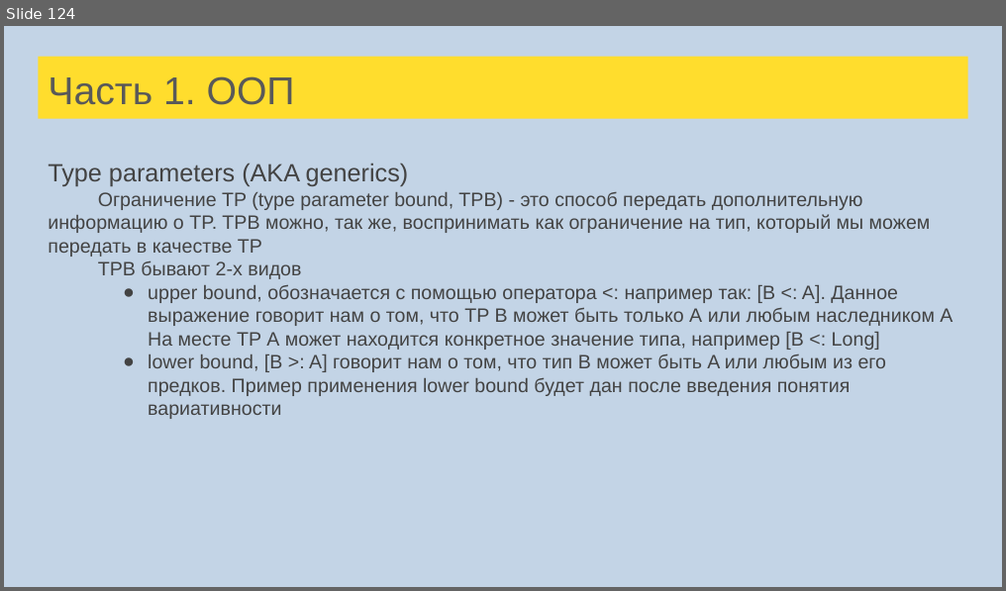
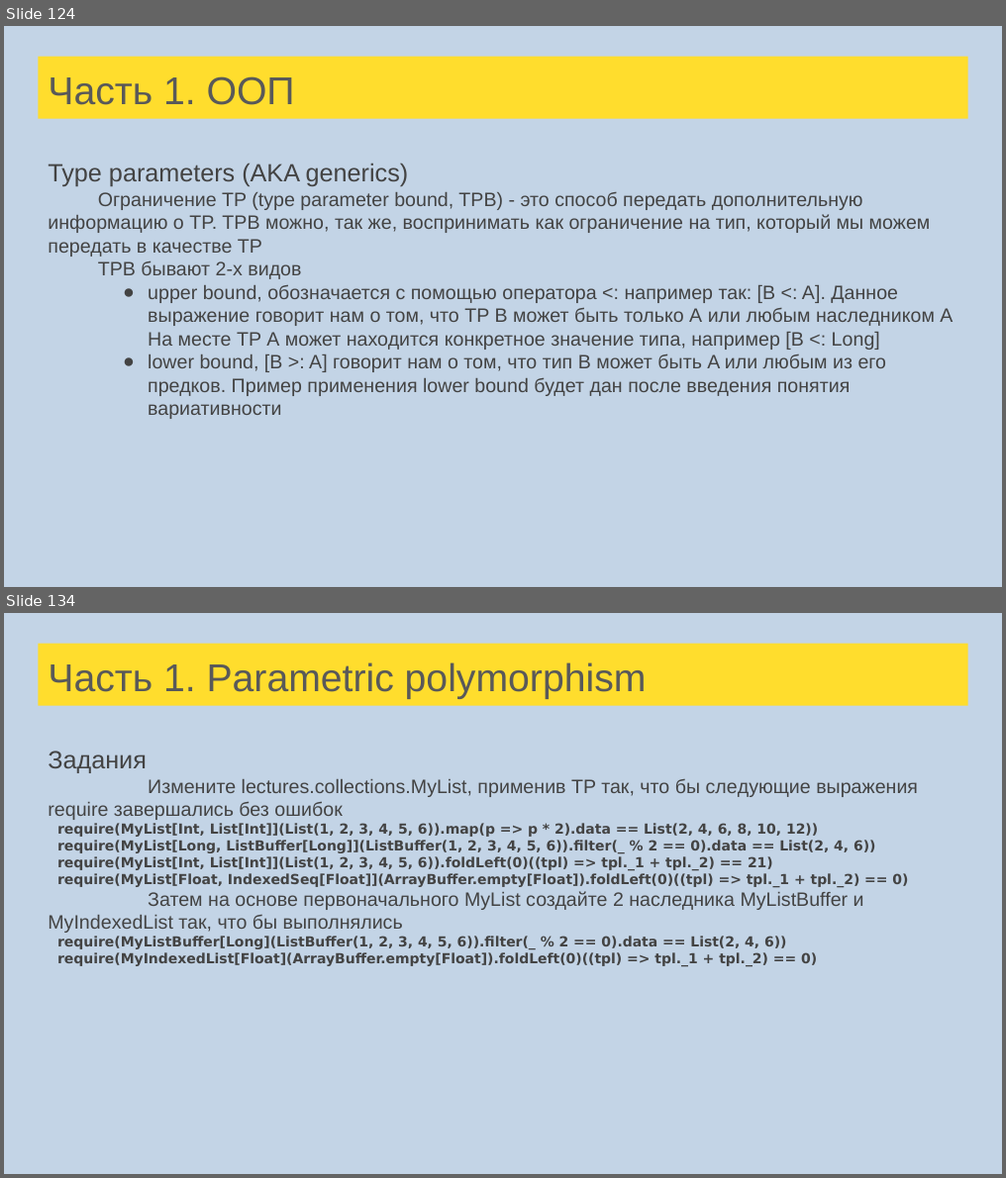
Before and after one commit to tralfamadore/ScalaLectures, a slide deck: src/main/resources/Лекции Scala для FinTech.pptx. Shown one above the other, each under a label of ours: slide 124 before the commit, slides 124 and 134 after it; the slides between them are not shown. The pictures are 1006x591 and 1006x1178 pixels, drawn with LibreOffice and Linux fonts; fonts in the diff are those of the drawing. Boxes give left, top, right and bottom in pixels: in the first picture for what was removed or moved away, otherwise in the second. Text is boxed around its words. In the diff, an @@ line names an element or a change of style, - is before the commit and + after.

```diff
--- a/src/main/resources/Лекции Scala для FinTech.pptx
+++ b/src/main/resources/Лекции Scala для FinTech.pptx
@@ slide 134 added at (x1=4, y1=613, x2=1002, y2=1174), background #C3D4E6 @@
@@ title added at (x1=38, y1=643, x2=968, y2=706), fill #FFDD2D, 28 pt, text #595959 @@
+Часть 1. Parametric polymorphism
@@ text added at (x1=48, y1=751, x2=918, y2=967), 10 pt, text #434343, bold @@
+Задания
+Измените lectures.collections.MyList, применив TP так, что бы слeдующие выражения require завершались без ошибок
+require(MyList[Int, List[Int]](List(1, 2, 3, 4, 5, 6)).map(p => p * 2).data == List(2, 4, 6, 8, 10, 12))
+require(MyList[Long, ListBuffer[Long]](ListBuffer(1, 2, 3, 4, 5, 6)).filter(_ % 2 == 0).data == List(2, 4, 6))
+require(MyList[Int, List[Int]](List(1, 2, 3, 4, 5, 6)).foldLeft(0)((tpl) => tpl._1 + tpl._2) == 21)
+require(MyList[Float, IndexedSeq[Float]](ArrayBuffer.empty[Float]).foldLeft(0)((tpl) => tpl._1 + tpl._2) == 0)
+Затем на основе первоначального MyList создайте 2 наследника MyListBuffer и MyIndexedList так, что бы выполнялись
+require(MyListBuffer[Long](ListBuffer(1, 2, 3, 4, 5, 6)).filter(_ % 2 == 0).data == List(2, 4, 6))
+require(MyIndexedList[Float](ArrayBuffer.empty[Float]).foldLeft(0)((tpl) => tpl._1 + tpl._2) == 0)
```
Also in this commit, not shown: 17 slides changed, 22 other slides added, 1 slide removed, 4 other files.
